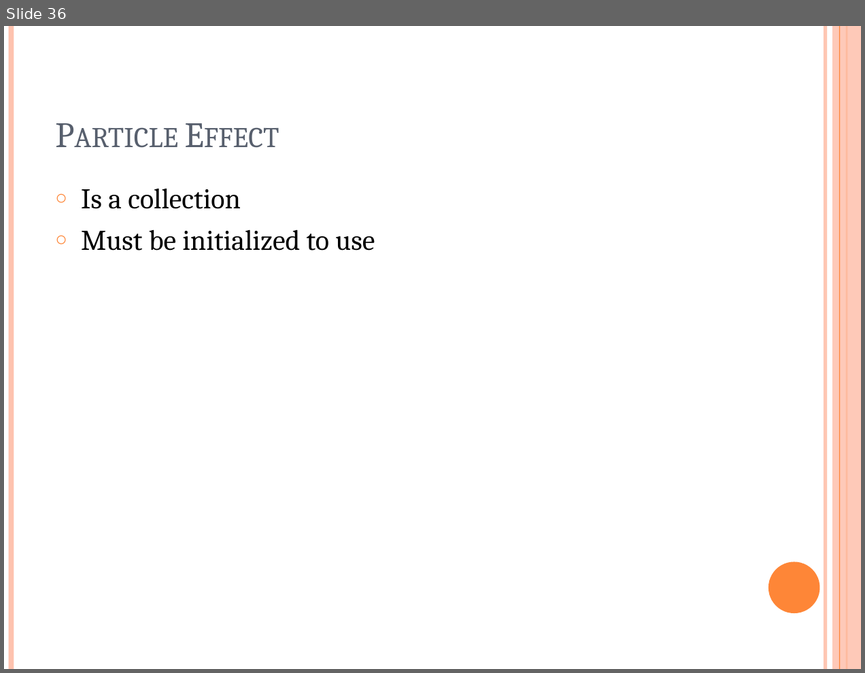
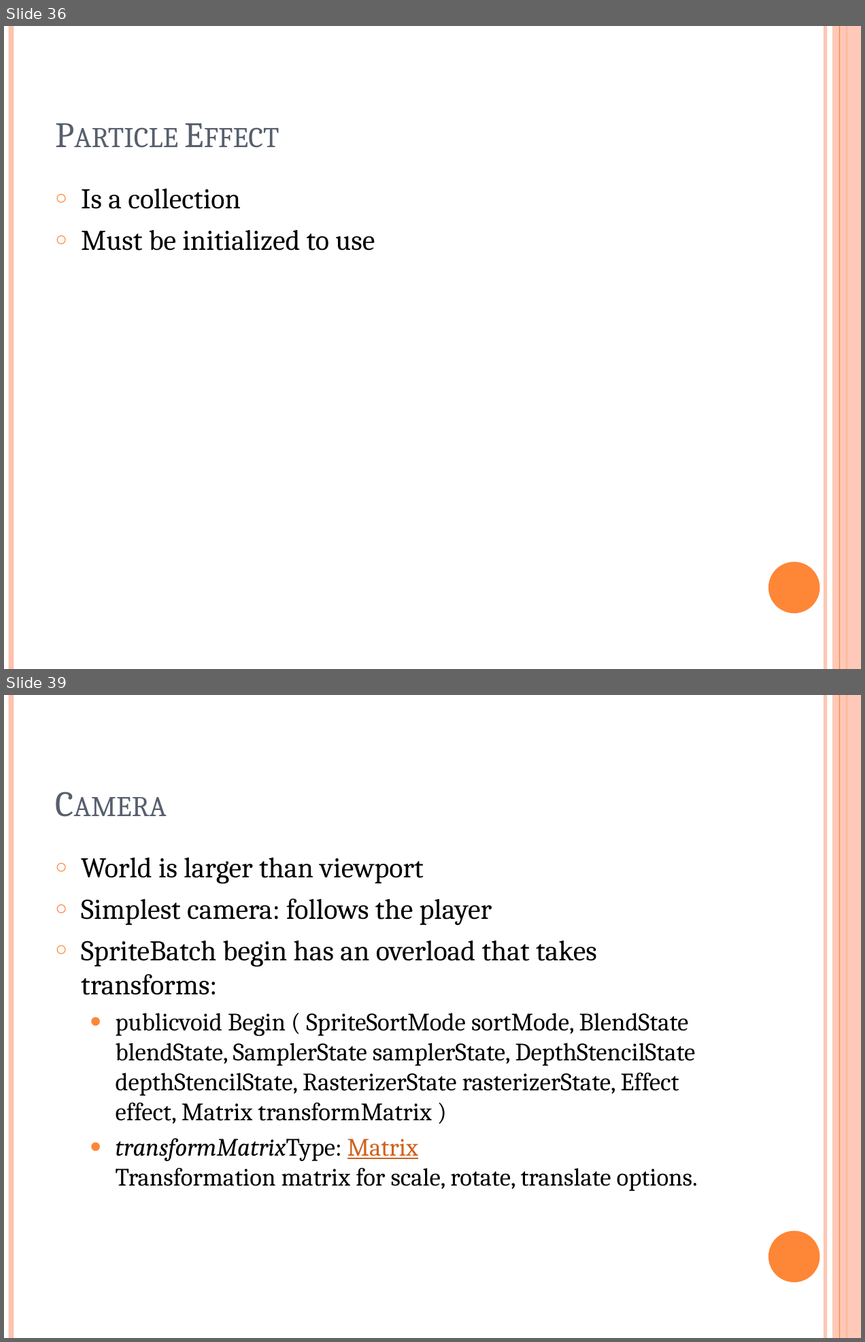
Before and after one commit to Andrea/XNAWorkshop, a slide deck: XNA workshop.pptx. Shown one above the other, each under a label of ours: slide 36 before the commit, slides 36 and 39 after it; the slides between them are not shown. The pictures are 865x673 and 865x1342 pixels, drawn with LibreOffice and Linux fonts; fonts in the diff are those of the drawing. Boxes give left, top, right and bottom in pixels: in the first picture for what was removed or moved away, otherwise in the second. Text is boxed around its words. In the diff, an @@ line names an element or a change of style, - is before the commit and + after.

Commit message:
adding camera stuff

```diff
--- a/XNA workshop.pptx
+++ b/XNA workshop.pptx
@@ slide 39 added at (4,695,861,1338), background #FFFFFF; not listed: 6 template elements that a slide beside it also shows @@
@@ text added at (81,857,698,1191), 21 pt, text #000000 @@
+○ World is larger than viewport
+○ Simplest camera: follows the player
+○ SpriteBatch begin has an overload that takes transforms:
+  ● publicvoid Begin ( SpriteSortMode sortMode, BlendState blendState, SamplerState samplerState, DepthStencilState depthStencilState, RasterizerState rasterizerState, Effect effect, Matrix transformMatrix )
+  ● transformMatrixType: Matrix
+    Transformation matrix for scale, rotate, translate options.
@@ title added at (187,905,280,919), 30 pt, text #575F6D, small capitals @@
+Camera
```
Also in this commit, not shown: 3 other slides added, 1 other file.
